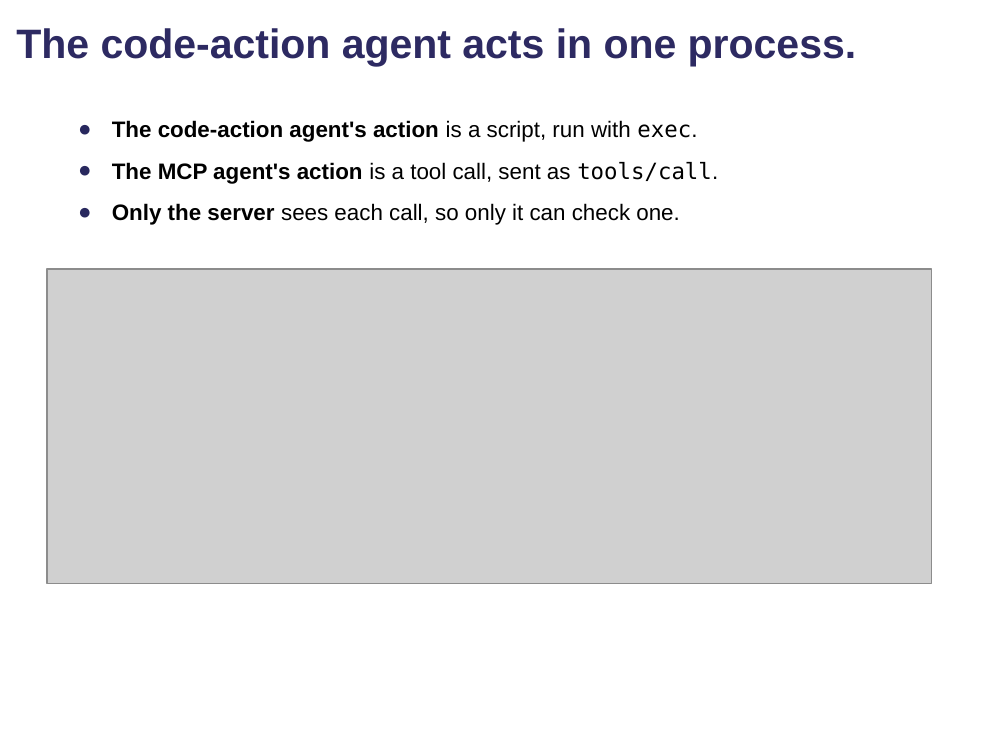
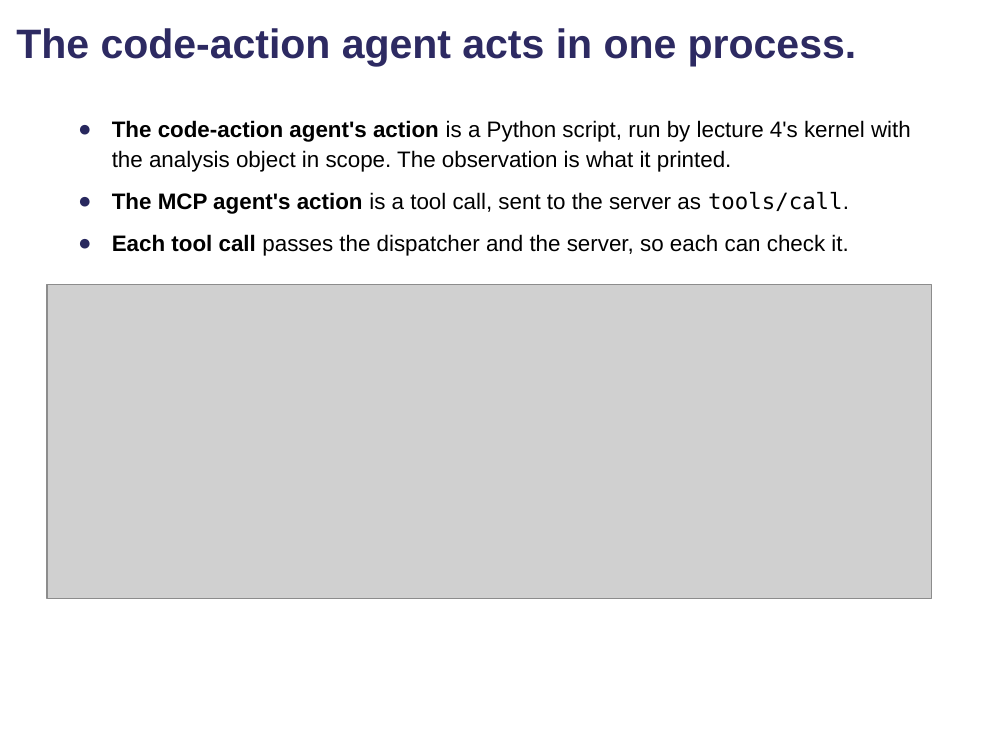
Before and after one commit to comse6998-019/lectures, a slide deck: slide 56 of lecture-6--2026-10-16/lecture6-hw2.pptx. Drawn at 1008x756 pixels with LibreOffice and Linux fonts; fonts in the diff are those of the drawing; grey boxes stand for pictures; background and template pictures are left out. Boxes give left, top, right and bottom in pixels: in the first picture for what was removed or moved away, otherwise in the second. Text is boxed around its words. In the diff, an @@ line names an element or a change of style, - is before the commit and + after.

Commit message:
Lecture 6: HW2 deck fix round 1: dispatcher and server both check a tool call, full client program, move 3 callers label corrected

```diff
--- a/lecture-6--2026-10-16/lecture6-hw2.pptx
+++ b/lecture-6--2026-10-16/lecture6-hw2.pptx
@@ text at bbox=[112, 120, 911, 256]: text changed @@
-● The code-action agent's action is a script, run with exec.
-● The MCP agent's action is a tool call, sent as tools/call.
-● Only the server sees each call, so only it can check one.
+● The code-action agent's action is a Python script, run by lecture 4's kernel with the analysis object in scope. The observation is what it printed.
+● The MCP agent's action is a tool call, sent to the server as tools/call.
+● Each tool call passes the dispatcher and the server, so each can check it.
@@ picture: place and size @@
-picture at bbox=[47, 269, 931, 583]
+picture at bbox=[47, 285, 931, 599]
```
Also in this commit, not shown: 11 other slides changed, 9 other files.
